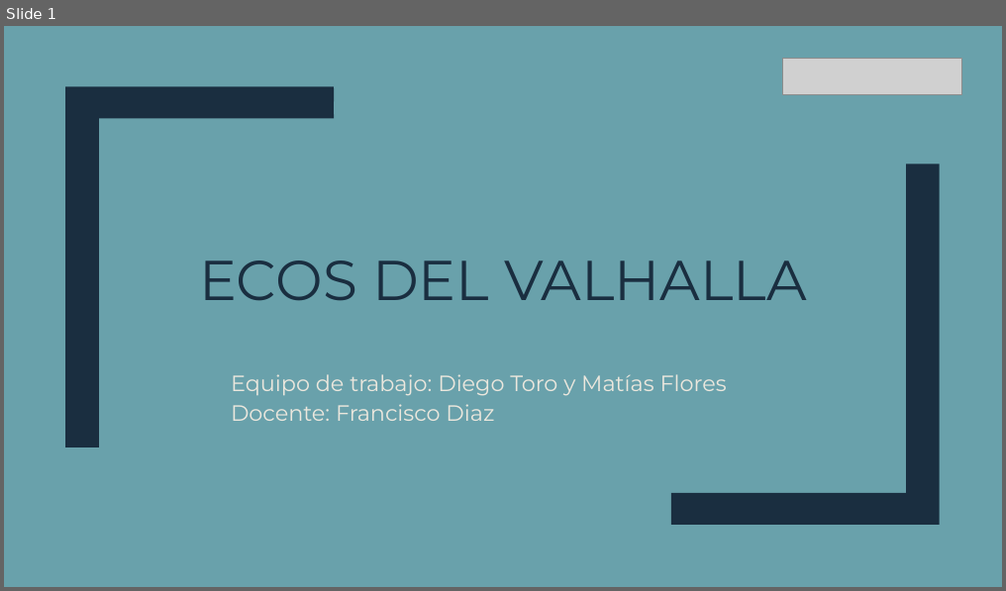
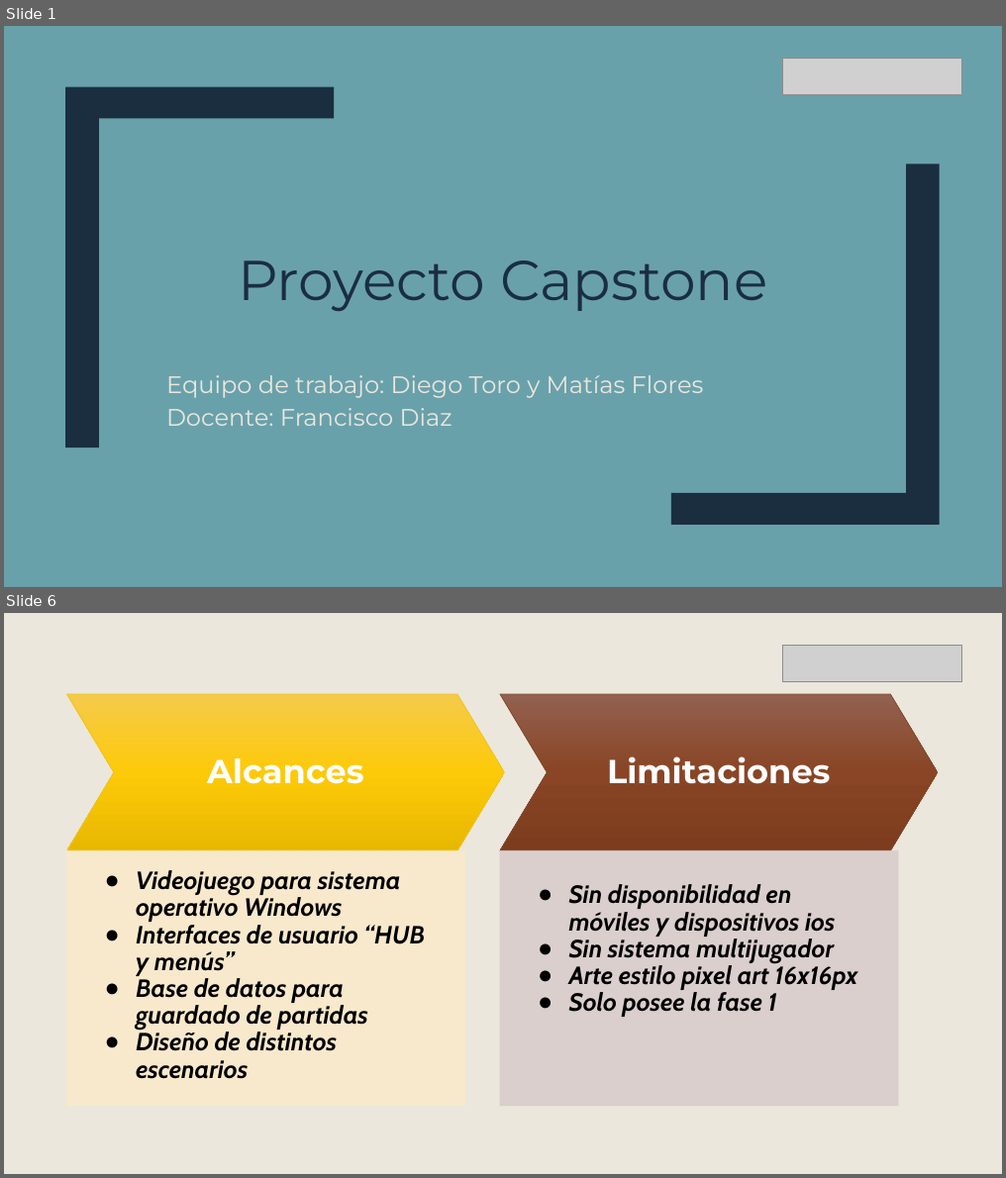
Before and after one commit to ruinedbird/github-capstone, a slide deck: Fase 3/Evidencias grupales/Capstone Roguelike.pptx. Shown one above the other, each under a label of ours: slide 1 before the commit, slides 1 and 6 after it; the slides between them are not shown. The pictures are 1006x591 and 1006x1178 pixels, drawn with LibreOffice and Linux fonts; fonts in the diff are those of the drawing; grey boxes stand for pictures. Boxes give left, top, right and bottom in pixels: in the first picture for what was removed or moved away, otherwise in the second. Text is boxed around its words. In the diff, an @@ line names an element or a change of style, - is before the commit and + after.

```diff
--- a/Fase 3/Evidencias grupales/Capstone Roguelike.pptx
+++ b/Fase 3/Evidencias grupales/Capstone Roguelike.pptx
@@ slide 6 added at (4, 613, 1002, 1174), background #EBE7DD @@
@@ rectangle added at (4, 613, 1002, 1174), fill #EBE7DD @@
@@ rectangle added at (43, 613, 61, 1174), fill #1A2E40 @@
@@ picture added at (782, 645, 962, 682) @@
@@ group added at (67, 694, 938, 1106): 4 texts, 2 chevrons, 2 rectangles @@
+Alcances
+● Videojuego para sistema operativo Windows
+● Interfaces de usuario “HUB y menús”
+● Base de datos para guardado de partidas
+● Diseño de distintos escenarios
+Limitaciones
+● Sin disponibilidad en móviles y dispositivos ios
+● Sin sistema multijugador
+● Arte estilo pixel art 16x16px
+● Solo posee la fase 1
@@ slide 1 changed as well @@
@@ freeform shape at (65, 86, 334, 448): rotation 0 to 180 degrees @@
@@ title at (239, 261, 767, 311): text changed @@
-ECOS DEL VALHALLA
+Proyecto Capstone
@@ subtitle "Equipo de trabajo: Diego Toro ...": place and size @@
-subtitle "Equipo de trabajo: Diego Toro ..." at (231, 374, 727, 421)
+subtitle "Equipo de trabajo: Diego Toro ..." at (166, 375, 704, 426)
@@ subtitle "Equipo de trabajo: Diego Toro ..." at (166, 375, 704, 426): size 21.3 to 23 pt @@
```
Also in this commit, not shown: 8 other slides changed, 5 other slides added, 6 slides removed.
